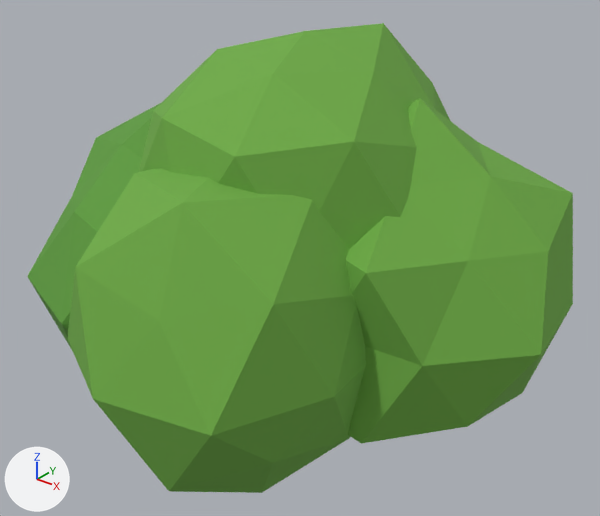
The glTF model assets/models/bush.glb, before and after one commit.
Camera for both pictures: a 50 mm camera at (1.502, -1.902, 1.67) aimed at (0.01, -0.037, 0.513). The axes (+X, +Y, +Z) are drawn at lower left. The lights are the same throughout. The first picture is the older version. Where no turn or scale is listed for an object, it has been applied to the vertices. Vertices at exactly the same position are counted once.

The scene before the commit, as lines of its bpy script (objects in view):
```python
me_bush = bpy.data.meshes.new('Bush')
me_bush.from_pydata(...)  # 252 vertices, 480 faces; spans x -0.84..0.84, y -0.88..0.84, z -0.12..1.22
# faces by material slot: [320, 160]
me_bush.materials.append(mat_env_bush2)  # green #6daa43
me_bush.materials.append(mat_env_bush)  # green #5c9a3a
ob_bush_1 = bpy.data.objects.new('Bush', me_bush)
ob_bush_1.location = (0.0, 0.0, 0.0)
```
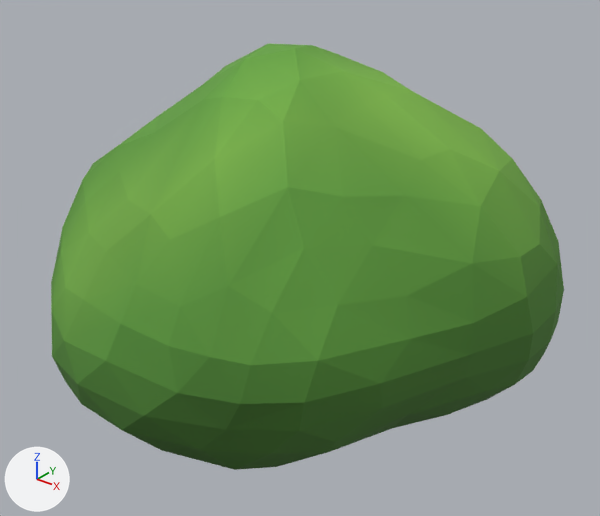
What differs and where, as boxes [x1, y1, x2, y2] in the pictures (600 x 516 px):
'Bush', reshaped (6% narrower, 9% shorter)
    before: [27, 23, 573, 493]
    after: [51, 44, 564, 470]
part 1 of me_bush, rebuilt
    before: [346, 98, 573, 443]
    after: [51, 44, 564, 470]
part 2 of me_bush, deleted (green)
    before: [27, 103, 161, 349]
part 3 of me_bush, deleted (green)
    before: [67, 168, 366, 493]
part 4 of me_bush, deleted (green)
    before: [139, 23, 450, 249]

What changed in the scene script:
```text
Add mat_vc_rough:
    mat_vc_rough = bpy.data.materials.new('vc_rough')
    mat_vc_rough.use_nodes = True; mat_vc_rough.node_tree.nodes.clear()
    _N = mat_vc_rough.node_tree.nodes; _L = mat_vc_rough.node_tree.links
    n0 = _N.new('ShaderNodeBsdfPrincipled'); n0.name = 'Principled BSDF'
    n0.inputs[2].default_value = 0.92  # 'Roughness'
    n1 = _N.new('ShaderNodeOutputMaterial'); n1.name = 'Material Output'
    n2 = _N.new('ShaderNodeVertexColor'); n2.name = 'Color Attribute'
    _L.new(n0.outputs[0], n1.inputs[0])  # 'BSDF' to 'Surface'
    _L.new(n2.outputs[0], n0.inputs[0])  # 'Color' to 'Base Color'
Change me_bush:
    used by ob_bush_1; location = (0.0, 0.0, 0.0)
    remove me_bush.from_pydata(...)  # 252 vertices, 480 faces; spans x -0.84..0.84, y -0.88..0.84, z -0.12..1.22
    remove me_bush.materials.append(mat_env_bush2)  # green #6daa43
    remove me_bush.materials.append(mat_env_bush)  # green #5c9a3a
    add me_bush.from_pydata(...)  # 262 vertices, 520 faces; spans x -0.79..0.78, y -0.81..0.83, z 0.0..1.17
    me_bush part 1: the loose piece of 42 vertices spanning x -0.15..0.84, y -0.38..0.6, z -0.04..1.06 is rebuilt with 262 vertices and now spans x -0.79..0.78, y -0.81..0.83, z 0.0..1.17, in mat_vc_rough
    me_bush part 2: the loose piece of 42 vertices spanning x -0.84..0.23, y -0.72..0.34, z -0.12..1.05 is deleted
    me_bush part 3: the loose piece of 42 vertices spanning x -0.53..0.49, y -0.88..0.17, z -0.02..0.94 is deleted
    me_bush part 4: the loose piece of 42 vertices spanning x -0.46..0.51, y -0.53..0.49, z 0.25..1.22 is deleted
    other edits to the shape of me_bush do not show in these pictures
    add me_bush.materials.append(mat_vc_rough)
```
